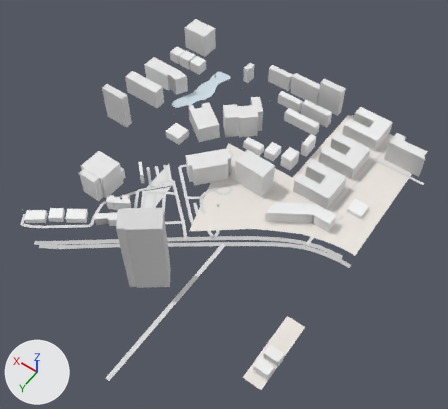
An edit to the glTF model white-model-six-districts/chunks/119_74_high.glb, drawn before and after from the same camera.
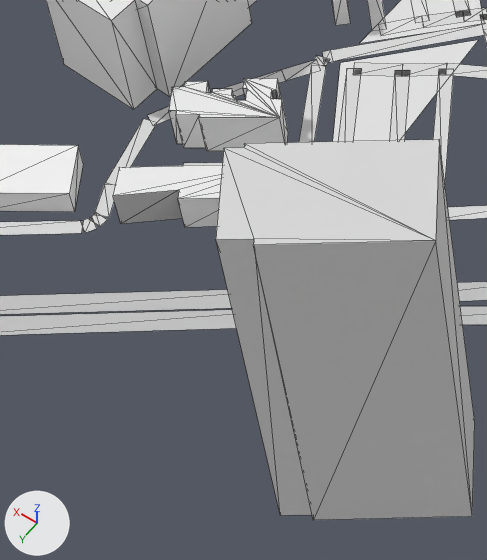
The first picture shows the older version from a 50 mm camera at (-634.0, 14268.0, 735.0) aimed at (-307.0, 13810.0, 14.0). The close-ups show the older and then the newer version on the part from 16% to 39% of the width and 44% to 72% of the height of that picture. Only the edits that show in the close-ups are written down. Every picture has the same lights, and +X, +Y and +Z are marked at lower left. The close-ups show mesh edges as thin lines. Vertices at exactly the same position are counted once.

Before the edit, the objects in view are built like this:
```python
me_mesh_0 = bpy.data.meshes.new('Mesh_0')
me_mesh_0.from_pydata(...)  # 1091 vertices, 962 faces; spans x -525.0..1.0, y 13483.0..14102.0, z -24.0..116.0
me_mesh_0.materials.append(mat_material_0)
ob_mesh_0 = bpy.data.objects.new('Mesh_0', me_mesh_0)
ob_mesh_0.location = (0.0, 0.0, 0.0)
```
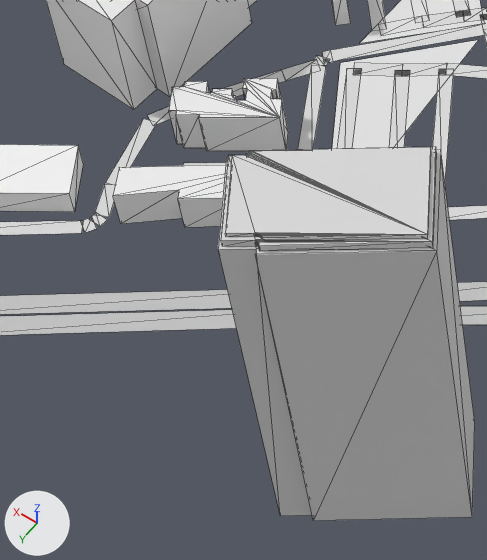
What differs and where, as boxes (x1, y1, x2, y2) in the close-ups (487 x 560 px; the box of a moved part takes in the faces that stretch with it):
'Mesh_0', reshaped: before (0, 0, 487, 520); after (0, 0, 487, 521)
part 1 of me_mesh_0, moved or reshaped: before (216, 139, 475, 520); after (218, 150, 475, 521)
part 2 of me_mesh_0, added: after (221, 147, 437, 251)
part 3 of me_mesh_0, added: after (225, 147, 431, 242)
part 4 of me_mesh_0, moved or reshaped: (113, 84, 278, 224) in both

Edits to the bpy script that builds the scene:
```text
Change me_mesh_0:
    used by ob_mesh_0; location = (0.0, 0.0, 0.0)
    remove me_mesh_0.from_pydata(...)  # 1091 vertices, 962 faces; spans x -525.0..1.0, y 13483.0..14102.0, z -24.0..116.0
    add me_mesh_0.from_pydata(...)  # 1237 vertices, 1177 faces; spans x -525.0..1.0, y 13483.0..14102.0, z -24.0..115.0
    me_mesh_0 part 1: the loose piece of 16 vertices spanning x -314.0..-249.0, y 13923.0..13982.0, z -23.0..116.0 is scaled about the mesh origin by (1, 1, 0.971)
    me_mesh_0 part 2: a new loose piece of 80 vertices spanning x -312.0..-250.0, y 13924.0..13980.0, z 111.0..114.0, in mat_material_0
    me_mesh_0 part 3: a new loose piece of 66 vertices spanning x -310.0..-252.0, y 13926.0..13979.0, z 114.0..115.0, in mat_material_0
    me_mesh_0 part 4
    20 faces are deleted
    20 new faces join them
    other edits to the shape of me_mesh_0 do not show in these pictures
```
